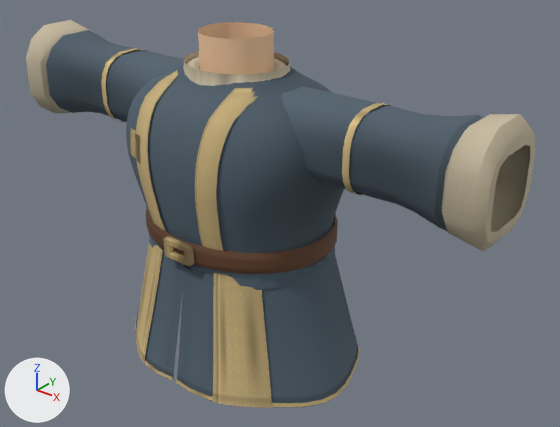
The glTF model src/assets/models/wardrobe/classes/modular/traje_clerigo_aurora.glb as it was, and as the next commit left it.
Camera for both pictures: a camera (50 mm lens) standing at (1.376, -1.533, 1.794) and looking at (0.103, 0.059, 0.807). The axes (+X, +Y, +Z) are drawn at lower left. The lights are the same throughout. The picture after the commit comes second. Vertices at exactly the same position are counted once.

The older version as bpy lines, for what is in view:
```python
me_medieval_sleeve_l = bpy.data.meshes.new('medieval-sleeve-l')
me_medieval_sleeve_l.from_pydata(...)  # 188 vertices, 360 faces; spans x 0.089..0.799, y -0.136..0.136, z 0.957..1.252
# faces by material slot: [248, 112]
me_medieval_sleeve_l.materials.append(mat_tunic)
me_medieval_sleeve_l.materials.append(mat_linen)
me_medieval_tunic = bpy.data.meshes.new('medieval-tunic')
me_medieval_tunic.from_pydata(...)  # 2858 vertices, 4968 faces; spans x -0.395..0.395, y -0.307..0.304, z 0.35..1.335
# faces by material slot: [2336, 120, 544, 800, 384, 784]
me_medieval_tunic.materials.append(mat_tunic)
me_medieval_tunic.materials.append(mat_neckskin)  # beige #f2c8a0
me_medieval_tunic.materials.append(mat_linen)
me_medieval_tunic.materials.append(mat_tunictrim)
me_medieval_tunic.materials.append(mat_leather)
me_medieval_tunic.materials.append(mat_brass)
me_suit_upperarm_l = bpy.data.meshes.new('suit-upperarm-l')
me_suit_upperarm_l.from_pydata(...)  # 72 vertices, 96 faces; spans x 0.425..0.445, y -0.108..0.108, z 0.996..1.213
me_suit_upperarm_l.materials.append(mat_tunictrim)
ob_medieval_sleeve_l = bpy.data.objects.new('medieval-sleeve-l', me_medieval_sleeve_l)
ob_medieval_sleeve_l.location = (0.0, 0.0, 0.0)
ob_medieval_tunic = bpy.data.objects.new('medieval-tunic', me_medieval_tunic)
ob_medieval_tunic.location = (0.0, 0.0, 0.0)
ob_suit_upperarm_l = bpy.data.objects.new('suit-upperarm-l', me_suit_upperarm_l)
ob_suit_upperarm_l.location = (0.0, 0.0, 0.0)
# also in view: 'medieval-sleeve-r' at (-0.444, 0.0, 1.105)
```
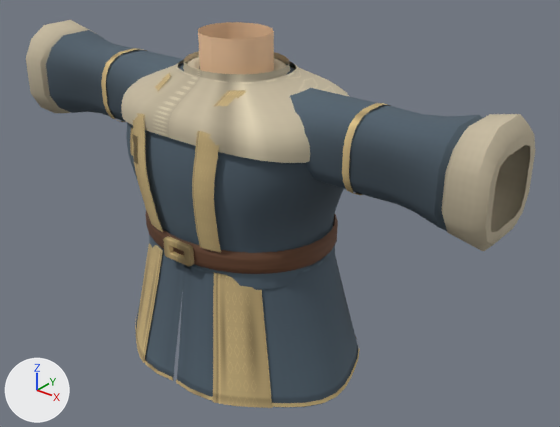
Boxes (x1, y1, x2, y2) around the edits, measured in the pictures (560 x 427 px; the box of a moved part takes in the faces that stretch with it):
'medieval-tunic', reshaped
    before: (126, 22, 360, 408)
    after: (121, 22, 360, 408)
part 1 of me_medieval_tunic, rebuilt
    before: (135, 65, 184, 230)
    after: (133, 64, 184, 232)
part 2 of me_medieval_tunic, rebuilt
    before: (195, 88, 257, 251)
    after: (192, 90, 246, 252)
part 3 of me_medieval_tunic, added (beige)
    after: (121, 60, 350, 163)
part 4 of me_medieval_tunic, moved or reshaped
    before: (126, 80, 173, 166)
    after: (126, 123, 173, 166)

The edits, one by one:
me_medieval_tunic is used by ob_medieval_tunic; location (0.0, 0.0, 0.0).
me_medieval_tunic had 2858 vertices, 4968 faces and spanned x -0.395..0.395, y -0.307..0.304, z 0.35..1.335.
me_medieval_tunic now has 3155 vertices, 5480 faces and spans x -0.395..0.395, y -0.307..0.304, z 0.35..1.335.
me_medieval_tunic part 1: the loose piece of 112 vertices spanning x -0.163..-0.07, y -0.263..-0.006, z 0.81..1.225 is rebuilt with 112 vertices and now spans x -0.163..-0.07, y -0.272..-0.033, z 0.81..1.225.
me_medieval_tunic part 2: the loose piece of 112 vertices spanning x 0.07..0.163, y -0.263..-0.006, z 0.81..1.225 is rebuilt with 112 vertices and now spans x 0.07..0.163, y -0.272..-0.033, z 0.81..1.225.
me_medieval_tunic part 3: a new loose piece of 297 vertices spanning x -0.346..0.346, y -0.261..0.261, z 1.072..1.24, in mat_linen.
Part 4, on me_medieval_tunic:
30 vertices in x -0.335..-0.081, y -0.252..0.252, z 1.038..1.151 move by (0.001, 0.0, 0.0).
24 vertices in x -0.151..-0.125, y -0.258..-0.242, z 1.008..1.082 move by (0.0, -0.009, 0.0).
17 vertices in x -0.313..-0.198, y -0.219..0.219, z 1.066..1.122 move by (0.002, 0.0, 0.0).
12 vertices in x -0.333..-0.279, y -0.155..0.155, z 1.066..1.094 move by (0.003, 0.0, 0.0).
6 vertices move from x -0.273..-0.143, y -0.251..0.1, z 1.05..1.151 to x -0.273..-0.143, y -0.259..0.1, z 1.05..1.151.
Other edits to the shape of me_medieval_tunic do not show in these pictures.
